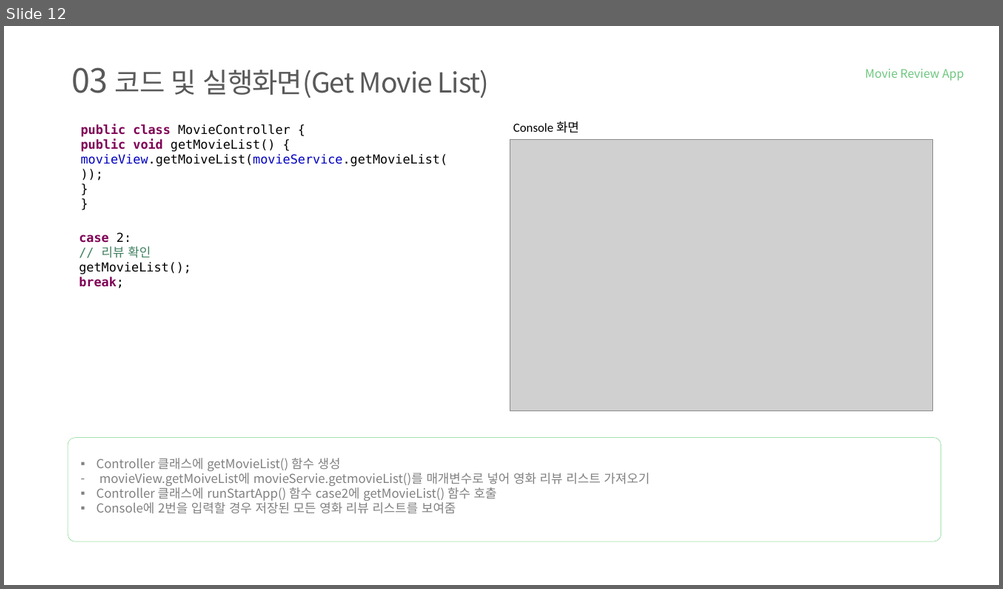
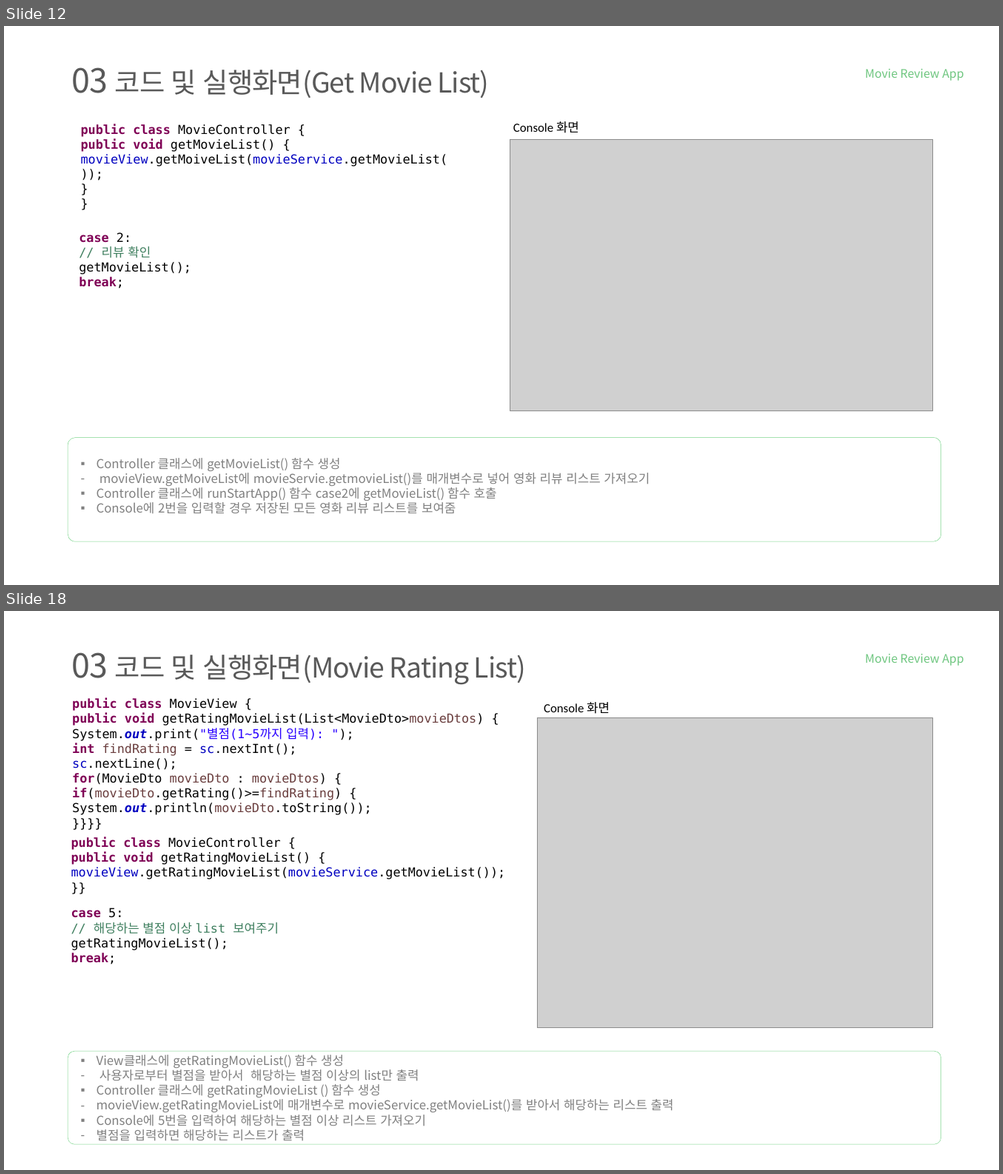
Before and after one commit to tnwjd121/MovieApp, a slide deck: ppt/국비(정보처리기능사)_백수정.pptx. Shown one above the other, each under a label of ours: slide 12 before the commit, slides 12 and 18 after it; the slides between them are not shown. The pictures are 1003x589 and 1003x1174 pixels, drawn with LibreOffice and Linux fonts; fonts in the diff are those of the drawing; grey boxes stand for pictures; background and template pictures are left out. Boxes give left, top, right and bottom in pixels: in the first picture for what was removed or moved away, otherwise in the second. Text is boxed around its words. In the diff, an @@ line names an element or a change of style, - is before the commit and + after.

```diff
--- a/ppt/국비(정보처리기능사)_백수정.pptx
+++ b/ppt/국비(정보처리기능사)_백수정.pptx
@@ slide 18 added at <box>4,611,999,1170</box>, background #FFFFFF @@
@@ text added at <box>72,652,526,685</box>, 40 pt, text #595959 @@
+03 코드 및 실행화면(Movie Rating List)
@@ text added at <box>865,654,963,666</box>, 17 pt, text #6EC67F @@
+Movie Review App
@@ text added at <box>72,698,484,815</box>, 18 pt, text #000000 @@
+public class MovieView {
+public void getRatingMovieList(List<MovieDto>movieDtos) {
+System.out.print("별점(1~5까지 입력): ");
+int findRating = sc.nextInt();
+sc.nextLine();
+for(MovieDto movieDto : movieDtos) {
+if(movieDto.getRating()>=findRating) {
+System.out.println(movieDto.toString());
+}}}}
@@ picture added at <box>537,718,933,1028</box> @@
@@ text added at <box>543,702,609,714</box>, 18 pt, text #000000 @@
+Console 화면
@@ text added at <box>71,837,506,880</box>, 18 pt, text #000000 @@
+public class MovieController {
+public void getRatingMovieList() {
+movieView.getRatingMovieList(movieService.getMovieList());
+}}
@@ text added at <box>71,908,279,965</box>, 18 pt, text #000000 @@
+case 5:
+// 해당하는 별점 이상 list 보여주기
+getRatingMovieList();
+break;
@@ rounded rectangle added at <box>68,1051,940,1145</box>, outline #75D387 0.5 pt @@
@@ text added at <box>96,1055,674,1142</box>, 18 pt, text #808080 @@
+▪ View클래스에 getRatingMovieList() 함수 생성
+– 사용자로부터 별점을 받아서 해당하는 별점 이상의 list만 출력
+▪ Controller 클래스에 getRatingMovieList () 함수 생성
+– movieView.getRatingMovieList에 매개변수로 movieService.getMovieList()를 받아서 해당하는 리스트 출력
+▪ Console에 5번을 입력하여 해당하는 별점 이상 리스트 가져오기
+– 별점을 입력하면 해당하는 리스트가 출력
```
Also in this commit, not shown: 3 slides changed, 9 other slides added, 2 slides removed, 1 other file.
